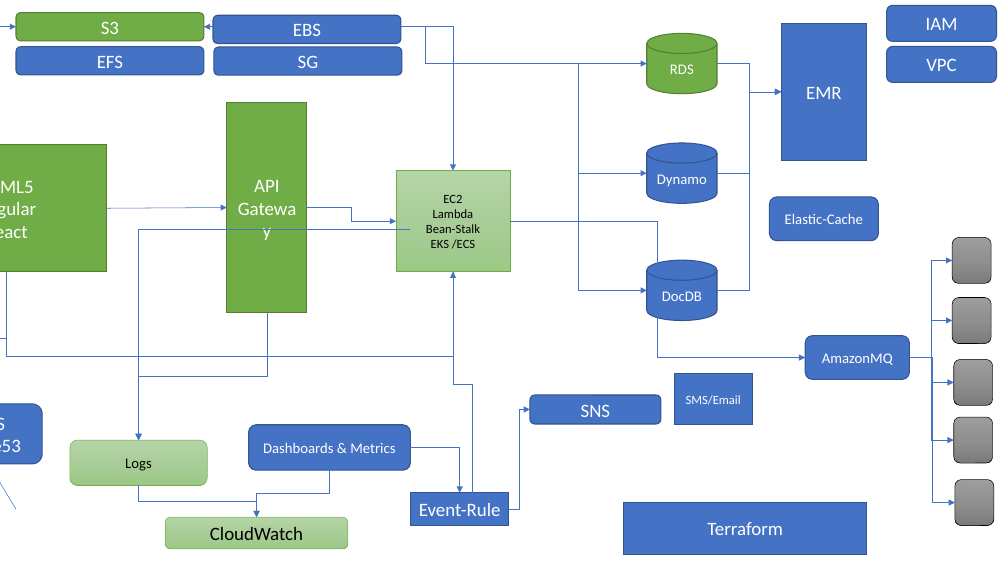
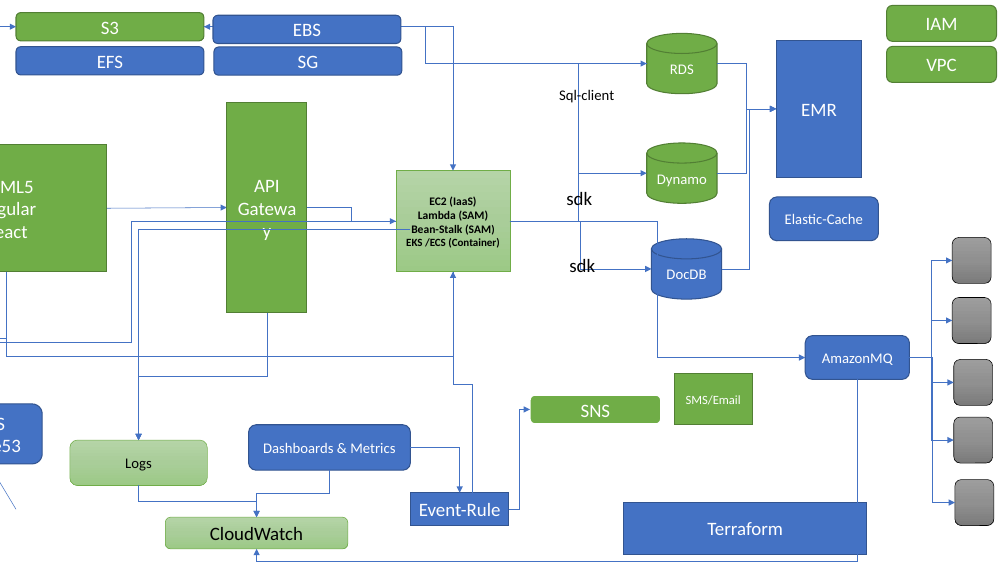
Before and after one commit to nileshdevdas/advaws, a slide deck: slide 11 of AWSPresentation1.pptx. Drawn at 1008x567 pixels with LibreOffice and Linux fonts; fonts in the diff are those of the drawing. Boxes give left, top, right and bottom in pixels: in the first picture for what was removed or moved away, otherwise in the second. Text is boxed around its words. In the diff, an @@ line names an element or a change of style, - is before the commit and + after.

```diff
--- a/AWSPresentation1.pptx
+++ b/AWSPresentation1.pptx
@@ rectangle "EMR": place and size @@
-rectangle "EMR" at box(781, 23, 867, 160)
+rectangle "EMR" at box(777, 40, 862, 177)
@@ fill #4472C4 to #70AD47; outline #325491 1 pt to #538035 1 pt in 4 elements at box(647, 143, 718, 203), box(675, 374, 752, 425), box(887, 5, 997, 42), box(887, 46, 997, 82) @@
@@ text added at box(559, 88, 614, 105), 14 pt, text #000000 @@
+Sql-client
@@ elbow arrow moved from (717, 64) - (781, 92) to (717, 64) - (777, 109) @@
@@ elbow arrow moved from (717, 173) - (781, 92) to (717, 173) - (777, 109) @@
@@ elbow arrow moved from (717, 290) - (781, 92) to (722, 269) - (777, 109) @@
@@ text in rectangle at box(406, 196, 499, 248): text changed; size 12 to 11 pt; bold on @@
-EC2
-Lambda
-Bean-Stalk
-EKS /ECS
+EC2 (IaaS)
+Lambda (SAM)
+Bean-Stalk (SAM)
+EKS /ECS (Container)
@@ text added at box(566, 190, 592, 211), 18 pt, text #000000 @@
+sdk
@@ elbow arrow added from (396, 222) to (0, 343), #4472C4 0.5 pt @@
@@ elbow arrow moved from (510, 222) - (647, 290) to (510, 222) - (652, 269) @@
@@ cylinder "DocDB": place and size @@
-cylinder "DocDB" at box(647, 260, 718, 321)
+cylinder "DocDB" at box(652, 239, 722, 299)
@@ text added at box(569, 256, 595, 272), 18 pt, text #000000 @@
+sdk
@@ elbow arrow added from (858, 380) to (256, 549), #4472C4 0.5 pt @@
@@ rounded rectangle "SNS" at box(530, 395, 661, 423): fill #4472C4 to #70AD47; outline #325491 1 pt to #FFFFFF 1.5 pt @@
```
Also in this commit, not shown: 1 slide added, 2 other files.
